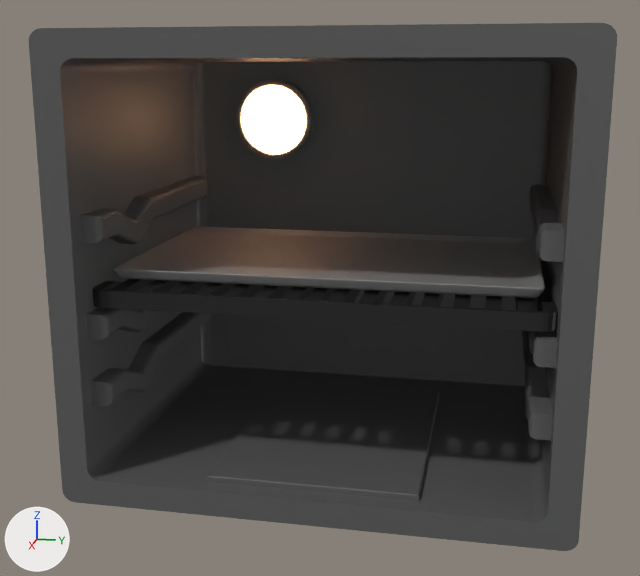
Two versions of the Blender file Destructive Desserts Current/Assets/Models/Arenas/Oven.blend, one commit apart.
Both versions are drawn from a camera (50 mm lens) standing at (8.14, 1.33, 2.67) and looking at (0.45, -0.21, 0.74). Every picture has the same lights, and +X, +Y and +Z are marked at lower left.

The first picture shows 'Baking Sheet', 'Light.001', 'Oven.001', 'Rack', 'Sphere'.
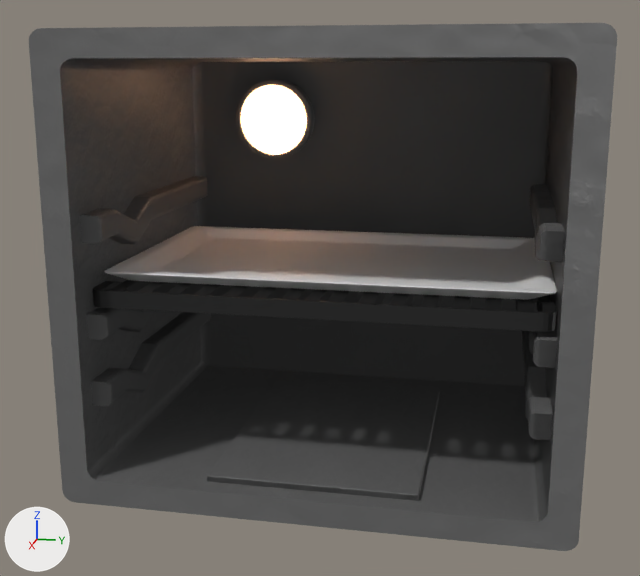
Boxes [x1, y1, x2, y2] around the edits, measured in the pictures (640 x 576 px):
'Oven.001', surface changed: [30, 23, 617, 551] in both
'Baking Sheet', reshaped, moved, rescaled: before [113, 227, 545, 298]; after [104, 226, 557, 300]

The change, as a diff of the scene's bpy script:
```diff
--- a/Destructive Desserts Current/Assets/Models/Arenas/Oven.blend.py
+++ b/Destructive Desserts Current/Assets/Models/Arenas/Oven.blend.py
@@ img_metal_jpg @@
+img_metal_jpg = load_image('metal.jpg', 'Materials/metal.jpg', 512, 512, 'sRGB')
@@ mat_material_006 @@
 n0 = _N.new('ShaderNodeBsdfPrincipled'); n0.name = 'Principled BSDF'
 n1 = _N.new('ShaderNodeOutputMaterial'); n1.name = 'Material Output'
+n2 = _N.new('ShaderNodeNormalMap'); n2.name = 'Normal Map'
+n2.inputs[0].default_value = 0.4  # 'Strength'
+n3 = _N.new('ShaderNodeTexImage'); n3.name = 'Image Texture'
+n3.image = img_metal_jpg
 _L.new(n0.outputs[0], n1.inputs[0])  # 'BSDF' to 'Surface'
+_L.new(n3.outputs[0], n2.inputs[1])  # 'Color' to 'Color'
+_L.new(n2.outputs[0], n0.inputs[5])  # 'Normal' to 'Normal'
@@ me_cube_003 @@
 # used by ob_baking_sheet; location = (0.0, 0.0, 0.026); scale = (1.0, 1.66, 1.0)
-me_cube_003.from_pydata(...)  # 252 vertices, 250 faces; spans x -0.51..1.55, y -1.03..1.03, z 0.98..1.07
-me_cube_003.materials.append(mat_material_002)  # grey #a0a0a0
+me_cube_003.from_pydata(...)  # 352 vertices, 350 faces; spans x -1.12..1.12, y -1.84..1.87, z -0.07..0.18
+# me_cube_003 part 1: 252 vertices removed from x -0.51..1.55, y -1.03..1.03, z 0.98..1.07; 352 vertices added at x -1.12..1.12, y -1.84..1.87, z -0.07..0.18
@@ ob_baking_sheet @@
 ob_baking_sheet = bpy.data.objects.new('Baking Sheet', me_cube_003)
-ob_baking_sheet.location = (0.0, 0.0, 0.026)
-ob_baking_sheet.scale = (1.0, 1.66, 1.0)
+ob_baking_sheet.location = (0.479, 0.0, 1.01)
+ob_baking_sheet.scale = (1.0, 0.964, 0.397)
```
